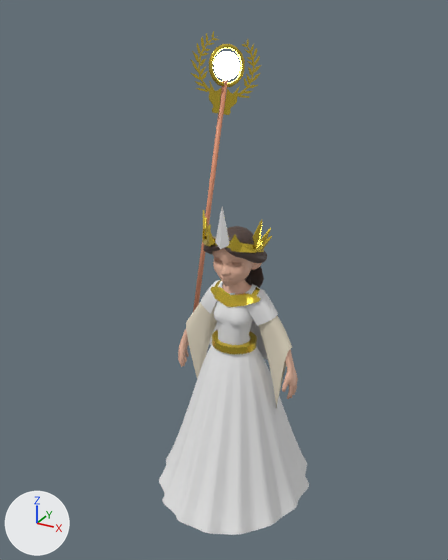
An edit to the glTF model sanctify/models/priestess/priestess.gltf, drawn before and after from the same camera.
Before and after are seen from a 50 mm camera at (0.82, -1.579, 1.572) aimed at (-0.127, 0.143, 0.711). The lights are fixed; the arrows at lower left show +X, +Y and +Z. Both versions are drawn at frame 74 of the action 'StaffBodyAction'; the numbers are the values there.

In view in the first picture: 'Crown', 'HairFlowing', 'HandCloth', 'PriestessBody', 'ShoulderJewelery', 'ShoulderPads', 'Skirt', 'StaffBody', 'StaffLeaves', 'StaffLight'.
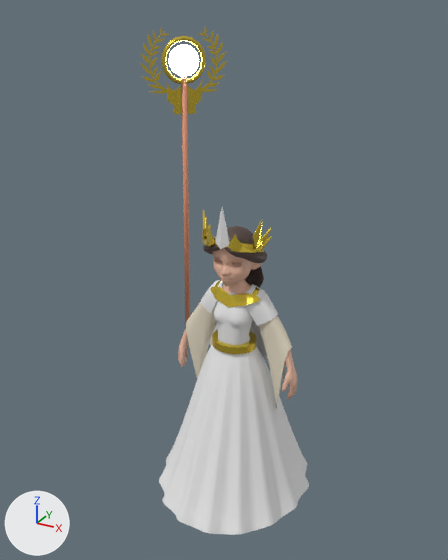
Changed parts and their boxes [x1, y1, x2, y2] in the pictures (448 x 560 px):
'StaffLeaves', moved, turned: before [191, 31, 261, 115]; after [139, 26, 227, 114]
'StaffBody', moved, turned: before [193, 79, 228, 312]; after [181, 76, 190, 327]
'StaffLight', moved, turned: before [214, 51, 240, 80]; after [168, 44, 199, 77]
'StaffLights', moved, turned: before [208, 44, 245, 87]; after [161, 36, 206, 84]

The edits, one by one:
Object 'StaffBody' (ob_staffbody) moves from (-0.357, 0.445, 0.885) to (-0.357, 0.273, 0.91).
Object 'StaffBody' (ob_staffbody) turns from (-11, -4.3, -31) to (-0.4, 0.6, -43) degrees about x, y and z.
